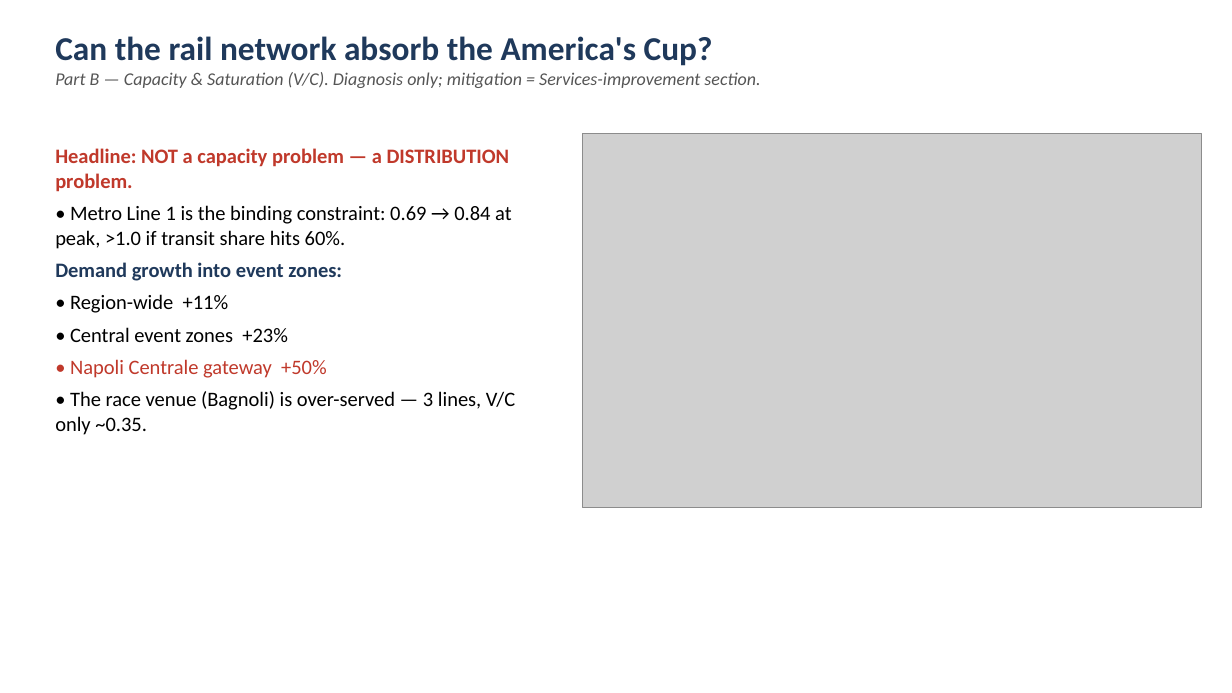
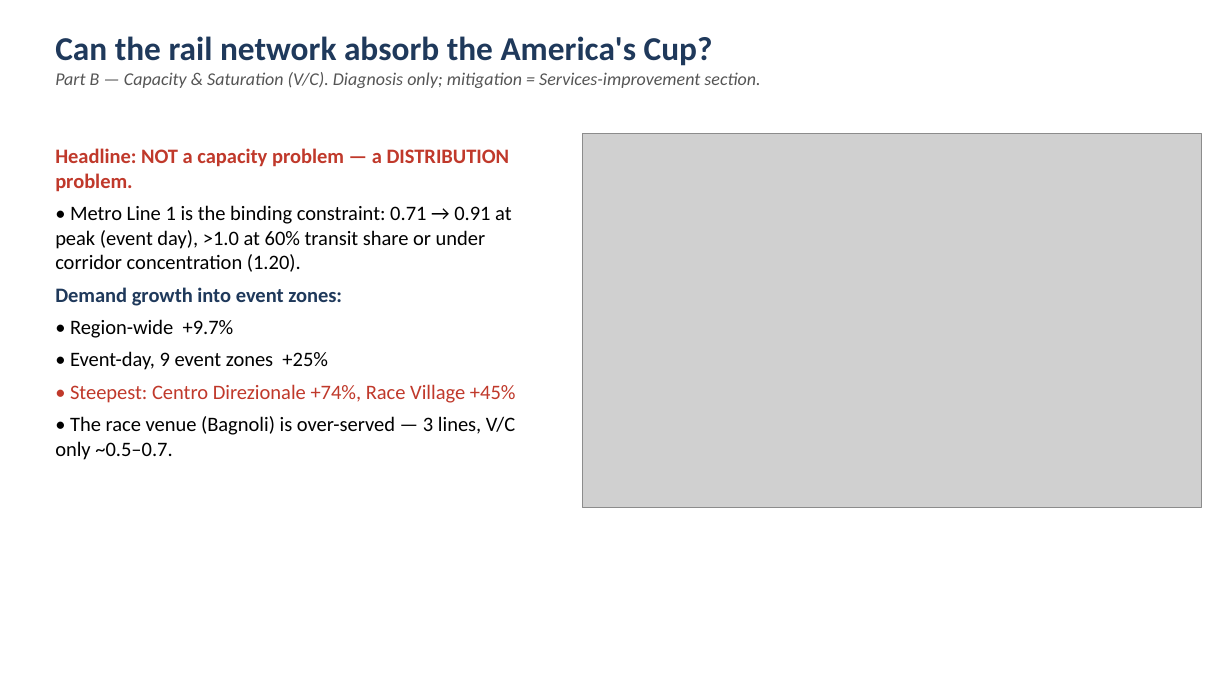
Before and after one commit to lilfjy/infra-pj-cursor, a slide deck: slide 1 of 5.11 fjy/PartB_slides.pptx. Drawn at 1232x693 pixels with LibreOffice and Linux fonts; fonts in the diff are those of the drawing; grey boxes stand for pictures. Boxes give left, top, right and bottom in pixels: in the first picture for what was removed or moved away, otherwise in the second. Text is boxed around its words. In the diff, an @@ line names an element or a change of style, - is before the commit and + after.

```diff
--- a/5.11 fjy/PartB_slides.pptx
+++ b/5.11 fjy/PartB_slides.pptx
@@ text at (55,205,511,272): text changed @@
-• Metro Line 1 is the binding constraint: 0.69 → 0.84 at peak, >1.0 if transit share hits 60%.
+• Metro Line 1 is the binding constraint: 0.71 → 0.91 at peak (event day), >1.0 at 60% transit share or under corridor concentration (1.20).
@@ text at (55,319,516,460): text changed @@
-• Region-wide +11%
-• Central event zones +23%
-• Napoli Centrale gateway +50%
-• The race venue (Bagnoli) is over-served — 3 lines, V/C only ~0.35.
+• Region-wide +9.7%
+• Event-day, 9 event zones +25%
+• Steepest: Centro Direzionale +74%, Race Village +45%
+• The race venue (Bagnoli) is over-served — 3 lines, V/C only ~0.5–0.7.
```
Also in this commit, not shown: 1 other slide changed, 30 other files.
